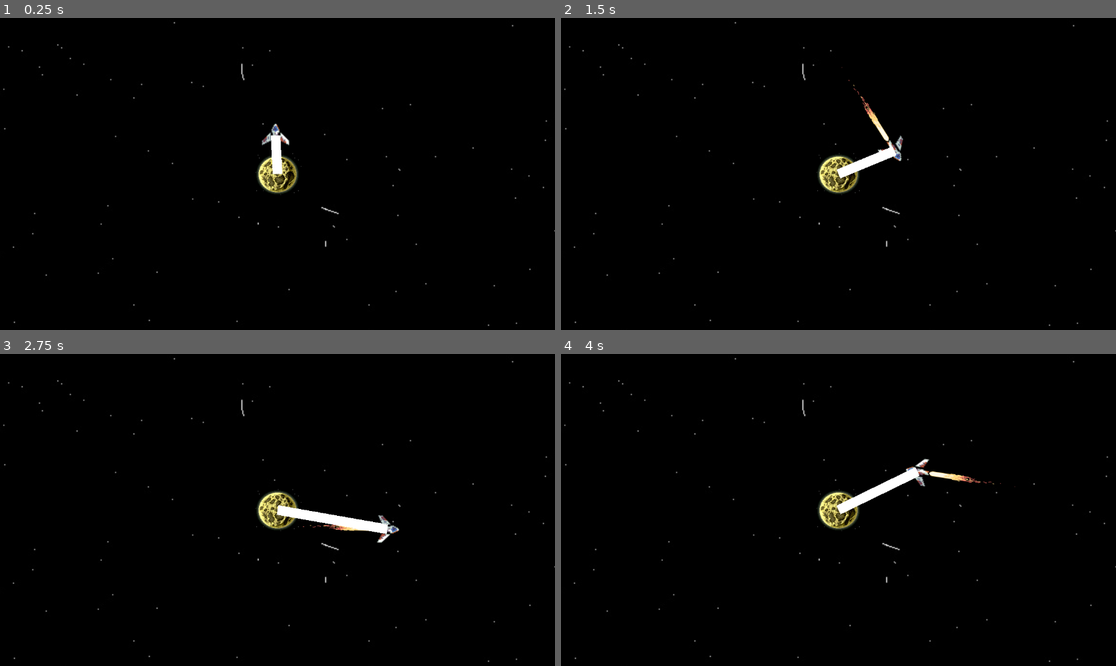
Above: before the commit, frames 1-4 (two rows, left to right).
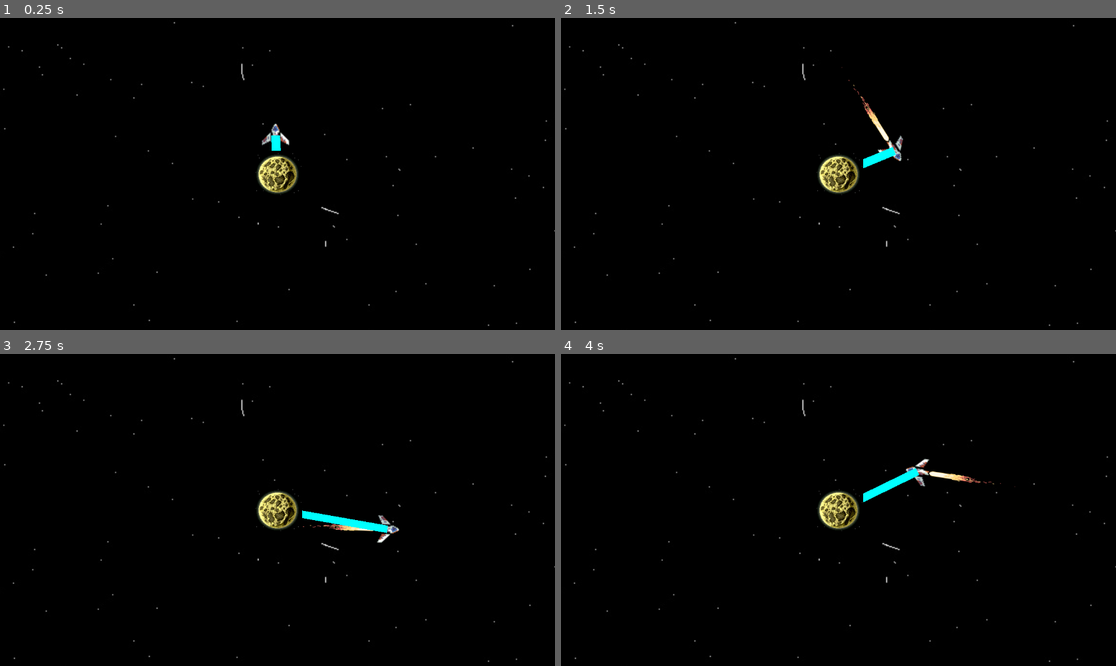
Above: after the commit, the same moments.

Repository: Fila2224/bounce-back
Game: Godot game, scene res://scenes/main_scene.tscn
The game is run twice, just before and just after one commit, with the same random seed, the same clock (stepped at 60 frames per second) and the same inputs.
Inputs:
- Up to frame 1 (0.25 s): no input
- Up to frame 2 (1.5 s): tap Enter at 0.5 s; hold D (right) 0.53-1.28 s; hold S (down) from 1.28 s (still down)
- Up to frame 3 (2.75 s): release S (down) at 2.03 s; hold D (right) from 2.03 s (still down)
- Up to frame 4 (4 s): release D (right) at 2.78 s; hold Up (up) 2.78-3.53 s; hold Left (left) from 3.53 s (still down)

The runs differ from the first frame. In frame 1, 0.2% of the frame differs, in the area x 48-51%, y 37-51%; in frame 2, 0.4%; in frame 3, 0.6%, in the area x 49-70%, y 48-58%; in frame 4, 0.5%.

Commit message:
rop

Diff:
--- a/scenes/line_2d.gd
+++ b/scenes/line_2d.gd
@@ -1,7 +1,6 @@
 extends Line2D
 @onready var rocket: CharacterBody2D = $"../rocket"
 @onready var moon_center: Sprite2D = $"../moon-center"
-var lenght = 0
 func _ready() -> void:
 	pass # Replace with function body.
 
@@ -11,5 +10,6 @@
 
 	add_point(rocket.position)
 	add_point(moon_center.position)
-	#length = points[0].distance_to(points[1])
-	#width -= lenght/10
+	var length = points[0].distance_to(points[1])
+	print(width)
+	width = 10 - length/50
--- a/scenes/main_scene.tscn
+++ b/scenes/main_scene.tscn
@@ -1,27 +1,28 @@
-[gd_scene format=3 uid="uid://brdy86nmjtwqy"]
+[gd_scene load_steps=5 format=3 uid="uid://brdy86nmjtwqy"]
 
 [ext_resource type="Texture2D" uid="uid://uyiytog8t307" path="res://assets/galaxy.jpg" id="1_0f027"]
 [ext_resource type="PackedScene" uid="uid://c2bjypt5qheov" path="res://scenes/moon-center.tscn" id="2_pw63i"]
 [ext_resource type="PackedScene" uid="uid://upw6p8d5t0yw" path="res://scenes/rocket.tscn" id="3_7ykc4"]
 [ext_resource type="Script" uid="uid://ci12vg25c60jc" path="res://scenes/line_2d.gd" id="4_pu3yx"]
 
-[node name="main_scene" type="Node2D" unique_id=366378722]
+[node name="main_scene" type="Node2D"]
 
-[node name="background" type="Sprite2D" parent="." unique_id=1776850665]
+[node name="background" type="Sprite2D" parent="."]
 z_index = -10
 texture = ExtResource("1_0f027")
 
-[node name="rocket" parent="." unique_id=1451170020 instance=ExtResource("3_7ykc4")]
+[node name="rocket" parent="." instance=ExtResource("3_7ykc4")]
 position = Vector2(-358, -40)
 
-[node name="moon-center" parent="." unique_id=1377490108 instance=ExtResource("2_pw63i")]
+[node name="Line2D" type="Line2D" parent="."]
+default_color = Color(0, 1, 1, 1)
+script = ExtResource("4_pu3yx")
+
+[node name="moon-center" parent="." instance=ExtResource("2_pw63i")]
 position = Vector2(-356, 0)
 scale = Vector2(0.3984375, 0.375)
 
-[node name="Camera2D" type="Camera2D" parent="moon-center" unique_id=1599051162]
+[node name="Camera2D" type="Camera2D" parent="moon-center"]
 position = Vector2(0, 2.3841858e-07)
 scale = Vector2(2.509804, 2.6666667)
 zoom = Vector2(2, 2)
-
-[node name="Line2D" type="Line2D" parent="." unique_id=1899354703]
-script = ExtResource("4_pu3yx")
